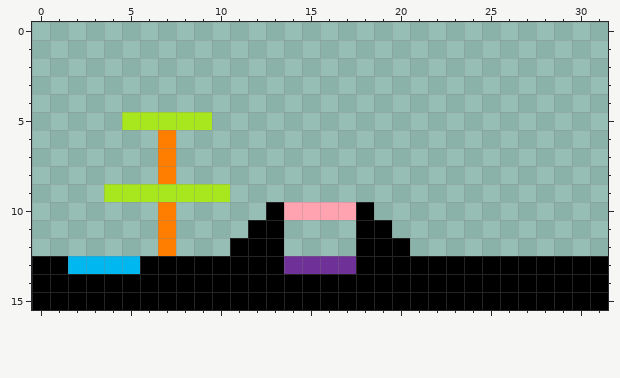
Two versions of one pixel-art sprite, fisica_platformer/map.png. This is how it looked before the edit.
The file is 32x16 pixels.
And afterwards:
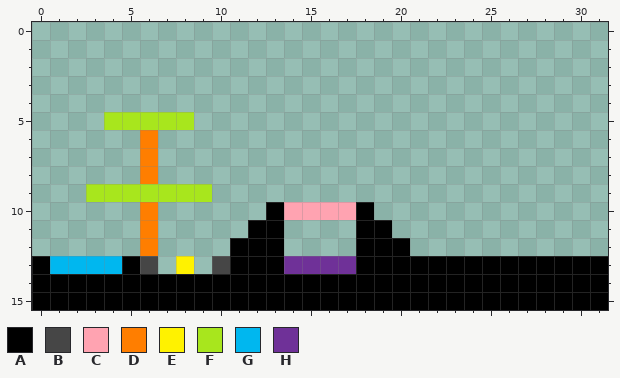
Palette (. is transparent): A #000000  B #464646  C #ffa3b1  D #ff7e00  E #fff200  F #a8e61d  G #00b7ef  H #6f3198
Edits made:
Changed rows in their new state; - is an unchanged pixel.
first column x 1:
 5 ---F----.-
 6 -----D.---
 7 -----D.---
 8 -----D.---
 9 --F------.
10 -----D.---
11 -----D.---
12 -----D.---
13 G---AB.E.B
Boxes around the changes in both pictures, in picture pixels (x1, y1, x2, y2):
changed: (50, 112, 230, 274)
